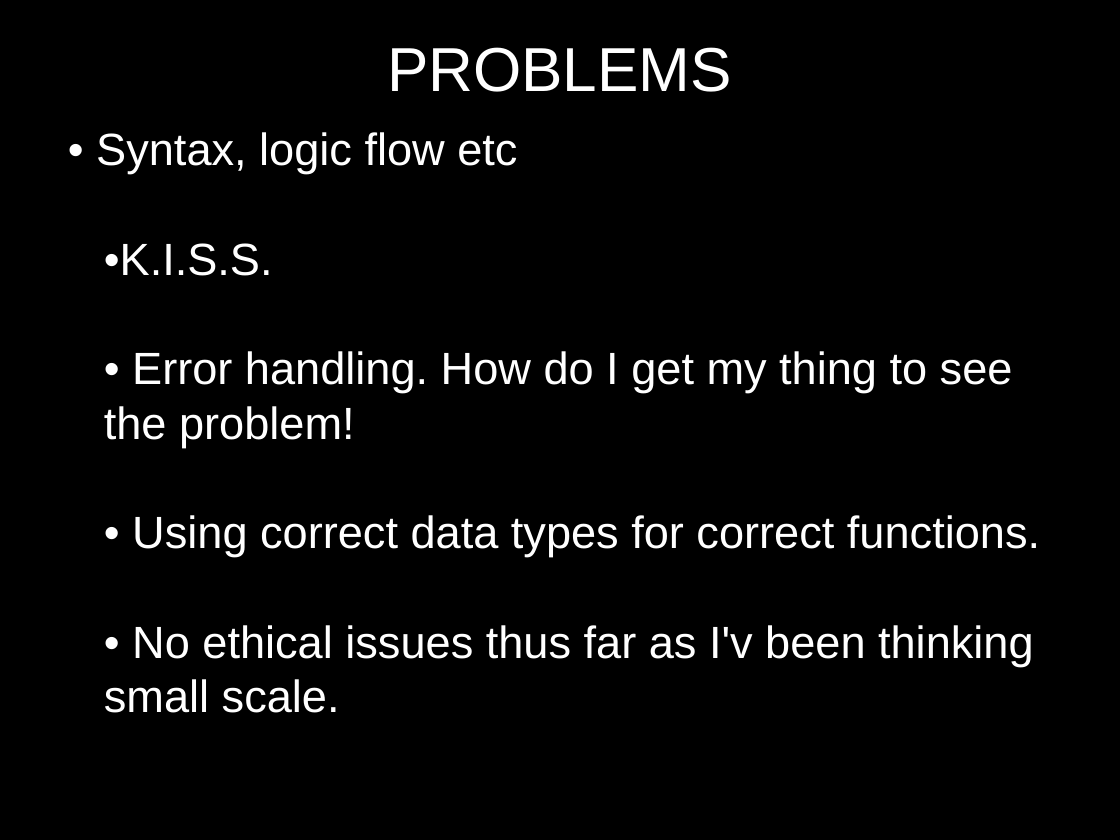
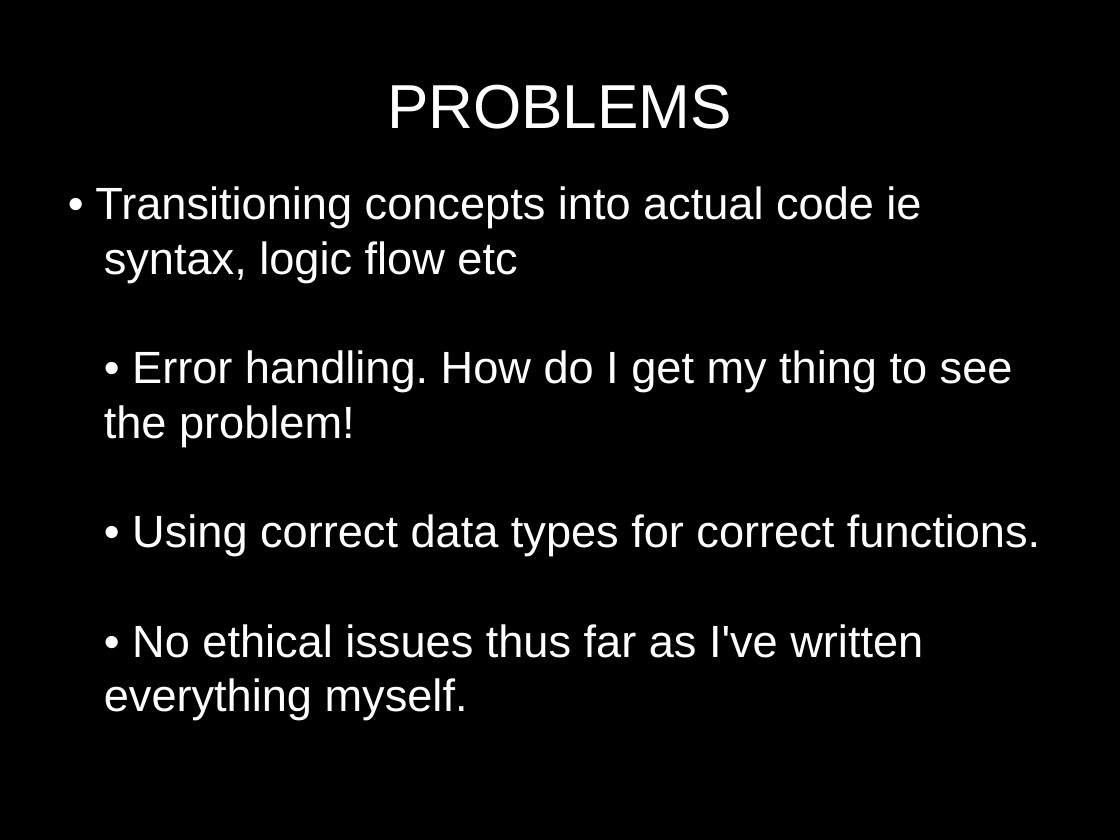
Before and after one commit to kingjbradz/JordanBradley_T1A3, a slide deck: slide 4 of ppt/presentation.ppt. Drawn at 1120x840 pixels with LibreOffice and Linux fonts; fonts in the diff are those of the drawing. Boxes give left, top, right and bottom in pixels: in the first picture for what was removed or moved away, otherwise in the second. Text is boxed around its words. In the diff, an @@ line names an element or a change of style, - is before the commit and + after.

```diff
--- a/ppt/presentation.ppt
+++ b/ppt/presentation.ppt
@@ title "PROBLEMS": place and size @@
-title "PROBLEMS" at [387, 47, 732, 92]
+title "PROBLEMS" at [387, 84, 732, 129]
@@ text at [95, 186, 1040, 720]: text changed @@
-• Syntax, logic flow etc
-•K.I.S.S.
-• Error handling. How do I get my thing to see the problem!
-• Using correct data types for correct functions.
-• No ethical issues thus far as I'v been thinking small scale.
+• Transitioning concepts into actual code ie syntax, logic flow etc
+• Error handling. How do I get my thing to see the problem!
+• Using correct data types for correct functions.
+• No ethical issues thus far as I've written everything myself.
```
Also in this commit, not shown: 1 other slide changed, 2 slides added, 1 slide removed, 8 other files.
